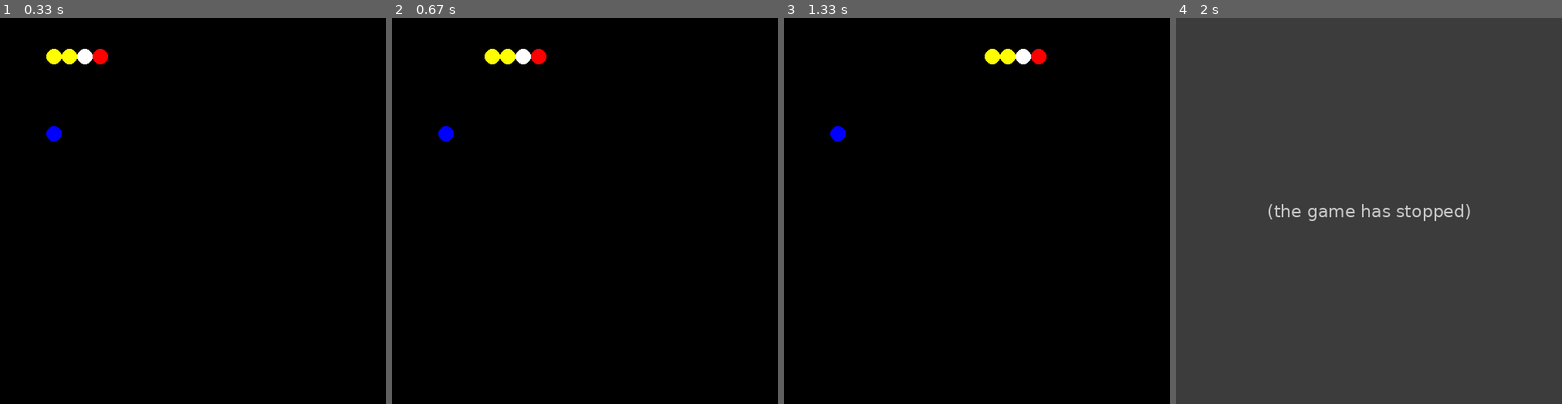
Above: before the commit, frames 1-4 (left to right).
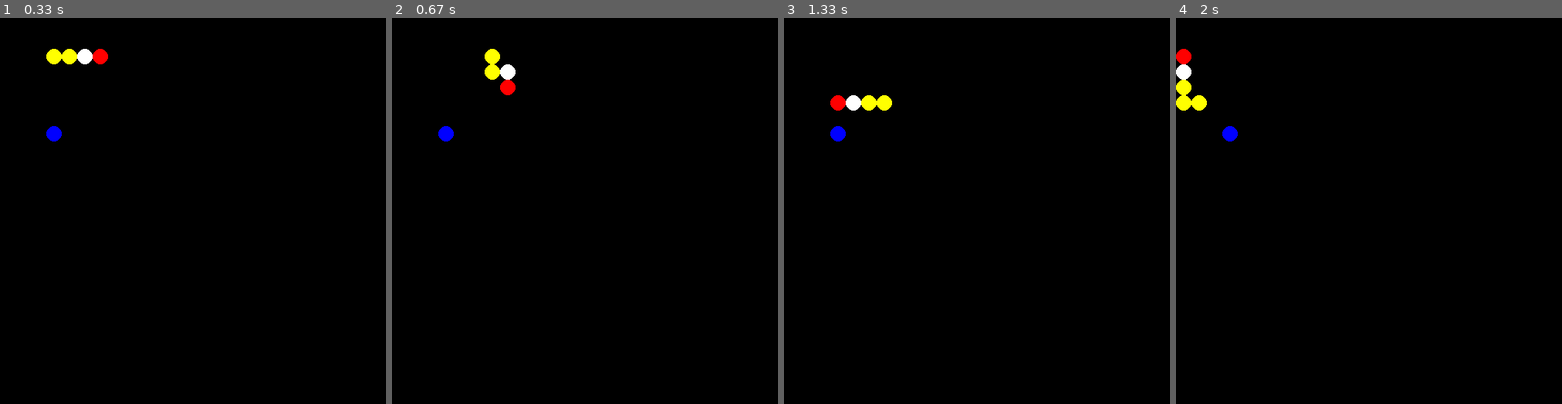
Above: after the commit, the same moments.

Repository: Freeroed/PythonSchoolProjects
Game: pygame game, started from PyGame/Snake.py
Same seed, same stepped clock (60 frames per second), same inputs: the game is played once before the commit and once after it.
Inputs:
- Up to frame 1 (0.33 s): no input
- Up to frame 2 (0.67 s): hold S from 0.33 s (still down); hold Right from 0.33 s (still down)
- Up to frame 3 (1.33 s): release S at 0.8 s; release Right at 0.8 s; tap A at 0.83 s
- Up to frame 4 (2 s): hold Up from 1.67 s (still down); tap G at 1.82 s

Frame 1 is identical in both runs. In frame 2, 0.7% of the frame differs, in the area x 24-40%, y 8-20%; in frame 3, 1.0%; in frame 4, 100%, in the area x 0-100%, y 0-100%.
Before the commit the program exited at 1.9 s; later frames show no game.

Commit message:
Фикс управления и проверки столкновений

Diff:
--- a/PyGame/Snake.py
+++ b/PyGame/Snake.py
@@ -1,34 +1,39 @@
 import pygame
 from random import randint, randrange
 
+#Змея как класс
 class snake(object):
     def __init__(self, segments,speed_x,speed_y):
         self.head = head
         self.segments = segments
         self.speed_x = speed_x
         self.speed_y = speed_y
-
+    #Отрисовка змеи
     def draw(self, wind):
         self.update()
         self.head.draw(wind)
         for segmen in self.segments:
             segmen.draw(wind)
+    #Не столкнулась ли змея со своим хвостом
     def checking(self):
         answer = True
-        for i in range(2,len(self.segments)-1):
+        for i in range(2,len(self.segments)-1): #Берём не от начала так как в первые 4 элемента хвоста мы не сможем врезаться
             if not self.segments[0].check_contakt(self.segments[i]):
                 return False
         return answer
 
+    #Обновляем координаты змеи с учётом скорости
     def update(self):
         for i in range(len(self.segments)-1, 0, -1):
             self.segments[i].x = self.segments[i-1].x
             self.segments[i].y = self.segments[i-1].y
         self.segments[0].x += self.speed_x
         self.segments[0].y += self.speed_y
+    #Добавляем новый кусочек в конец змеи
     def add(self):
         temp = self.segments[-1]
         self.segments.append(segment(temp.x,temp.y,temp.color))
+#Элементы, из которых состоит змея и еда
 class segment(object):
     def __init__(self, x,y,colour):
         self.x=x
@@ -36,10 +41,11 @@
         self.color = colour
 
 
-
+    #Отрисовка элементов
     def draw(self, win):
         pygame.draw.circle(win, self.color, (self.x, self.y), 10)
 
+    #Проверка столкновения с другим элементом
     def check_contakt(self, other):
         answer = True
         if (self.x == other.x and self.y == other.y):
@@ -53,6 +59,7 @@
     elif snake_head.x+10>win_w: return False
     elif snake_head.y-10<0: return False
     elif snake_head.x+10>win_h: return False
+    elif snake_head.y+10>window_h: return False
     else: return True
 
 #Если дотрагиваемся до границы, телепортируемся
@@ -67,13 +74,14 @@
         snake_head.y = 0+10
     return snake_head
 
-
+#Проверка спавна еды (еда не должна появляться на хвосте змеи)
 def check_food_spawn(x,y,snk):
     for snake_seg in snk.segments:
         if (x==snake_seg.x and y == snake_seg.y):
             return False
     return True
 
+#Генерация еды
 def generate_food(snk):
     x = randrange(1,window_w//20,2)*10
     y = randrange(1,window_h//20,2)*10
@@ -81,6 +89,8 @@
         x = randrange(1,window_w//20,2)*10
         y = randrange(1,window_h//20,2)*10
     return segment(x,y,(0,0,255))
+
+
 #Настройки окна
 window_w = 500
 window_h = 500
@@ -88,7 +98,8 @@
 clock = pygame.time.Clock()
 run = True
 tick = 1
-game_speed=1
+#Настройка скорости игры (пока не используется)
+#game_speed=1
 
 #Длинна и полжение змеи вначале
 head = segment(70,50, (255,0,0))
@@ -109,27 +120,32 @@
     for event in pygame.event.get():
         if event.type == pygame.QUIT:
             run = False
+    #Лютый и кромешный ад, нужный для того, чтобы змея не могла развернуться на 180 градусов даже при быстром нажатии клавиш
+    if (keys[pygame.K_DOWN] or keys[pygame.K_s]) and sn.speed_y==0 and sn.segments[0].y <= sn.segments[1].y and sn.segments[0].x != sn.segments[1].x :
+        sn.speed_x=0
+        sn.speed_y=20
+    elif (keys[pygame.K_UP] or keys[pygame.K_w]) and sn.speed_y==0 and sn.segments[0].y >= sn.segments[1].y and sn.segments[0].x != sn.segments[1].x:
+        sn.speed_x=0
+        sn.speed_y=-20
+    elif (keys[pygame.K_LEFT] or keys[pygame.K_a])and sn.speed_x==0 and sn.segments[0].x >= sn.segments[1].x and sn.segments[0].y != sn.segments[1].y:
+        sn.speed_x=-20
+        sn.speed_y=0
+    elif (keys[pygame.K_RIGHT] or keys[pygame.K_d])and sn.speed_x==0 and sn.segments[0].x <= sn.segments[1].x and sn.segments[0].y != sn.segments[1].y:
+        sn.speed_x=20
+        sn.speed_y=0
+    if (keys[pygame.K_g]):
+        sn.add()
 
+
+    run = sn.checking()
+    #Раскомментить, если хочешь проходить сквозь стены
     #sn.segments[0]=teleport(sn.segments[0], window_w, window_h, sn.speed_x, sn.speed_y)
+    #Эта строчка отвечает за скорость движения змеи
     if tick%3 == 0 :
-        if (keys[pygame.K_DOWN] or keys[pygame.K_s]) and sn.speed_y==0:
-            sn.speed_x=0
-            sn.speed_y=20
-        if (keys[pygame.K_UP] or keys[pygame.K_w]) and sn.speed_y==0:
-            sn.speed_x=0
-            sn.speed_y=-20
-        if (keys[pygame.K_LEFT] or keys[pygame.K_a])and sn.speed_x==0:
-            sn.speed_x=-20
-            sn.speed_y=0
-        if (keys[pygame.K_RIGHT] or keys[pygame.K_d])and sn.speed_x==0:
-            sn.speed_x=20
-            sn.speed_y=0
-        if (keys[pygame.K_g]):
-            sn.add()
         window.fill((0,0,0))
         sn.draw(window)
         food.draw(window)
-        run = sn.checking()
+        #Закомментить если хочешь проходить сквозь стены
         run = chek_dead(sn.segments[0],window_w, window_h)
         if not(sn.segments[0].check_contakt(food)):
             food = generate_food(sn)
